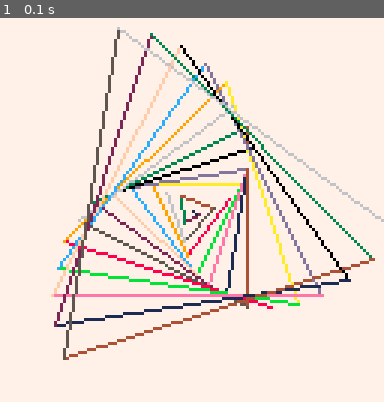
Above: before the commit, frame 1.
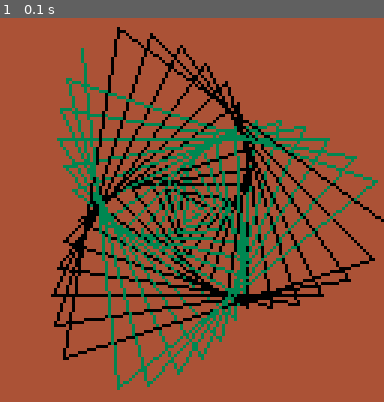
Above: after the commit, the same moment.

Repository: metageek/turtles-8
Game: PICO-8 cartridge f.p8
Same seed, same stepped clock (60 frames per second), same inputs: the game is played once before the commit and once after it.
Inputs:
- Up to frame 1 (0.1 s): no input

The runs differ from the first frame. In frame 1, 99% of the frame differs, in the area x 0-100%, y 0-100%.

Commit message:
Multiple turtles

Diff:
--- a/f.p8
+++ b/f.p8
@@ -2,10 +2,14 @@
 version 42
 __lua__
 #include turtle.lua
-cls(7)
-t=mkturtle()
-t.setcolor(0)
-spiral(t, 117, 3)
+cls(4)
+t1 = mkturtle()
+t2 = mkturtle()
+t1.setcolor(0)
+t2.setcolor(3)
+cospiral(t1, 117, 3)
+cospiral(t2, 123, 3)
+run()
 
 __gfx__
 00000000000000000000000000000000000000000000000000000000000000000000000000000000000000000000000000000000000000000000000000000000
--- a/turtle.lua
+++ b/turtle.lua
@@ -1,5 +1,65 @@
+routines={}
+routines.rs = {}
+routines.nextid = 1
+
+-- Coroutine. step is a function which returns true if there are more
+-- steps to perform, or false if not.
+function mkroutine(step, register)
+   local r={}
+   r._step = step
+   if register then
+      r._id = routines.nextid
+      routines.nextid = routines.nextid + 1
+      routines.rs[r._id] = r
+   end
+   return r
+end
+
+function run()
+   busy = true
+   while busy
+   do
+      busy = false
+      local removed = {}
+      rs = routines.rs
+      for i,r in ipairs(rs)
+      do
+         if r ~= nil
+         then
+            busy = true
+            if not r._step(r)
+            then
+               removed[#removed + 1] = r
+            end
+         end
+      end
+
+      for _, r in ipairs(removed)
+      do
+         routines.rs[r._id] = nil
+      end
+   end
+end
+
+function turtleStep(t)
+   if t.numsteps == 0
+   then
+      return false
+   end
+
+   local step = t.steps[1]
+   if step._step(step)
+   then
+      return true
+   end
+
+   del(t.steps, 1)
+   t.numsteps -= 1
+   return t.numsteps > 0
+end
+
 function mkturtle()
-   local t={}
+   local t=mkroutine(turtleStep, true)
    t.th=-90
    t.x=64
    t.y=64
@@ -34,7 +94,33 @@
    t.pd = function()
       t.pen=true
    end
+   t.steps={}
+   t.numsteps = 0
+   t.exec = function(step)
+      t.steps[t.numsteps + 1] = step
+      t.numsteps += 1
+   end
    return t
+end
+
+function spiralStep(r)
+   r.t.fd(r.r)
+   r.t.rt(r.th)
+   r.r += r.dr
+   return r.t.onscreen()
+end
+
+function mkspiral(t, th, dr)
+   r = mkroutine(spiralStep)
+   r.t = t
+   r.th = th
+   r.dr = dr
+   r.r = 0
+   return r
+end
+
+function cospiral(t, th, dr)
+   t.exec(mkspiral(t, th, dr))
 end
 
 function spiral(t, th, dr)
